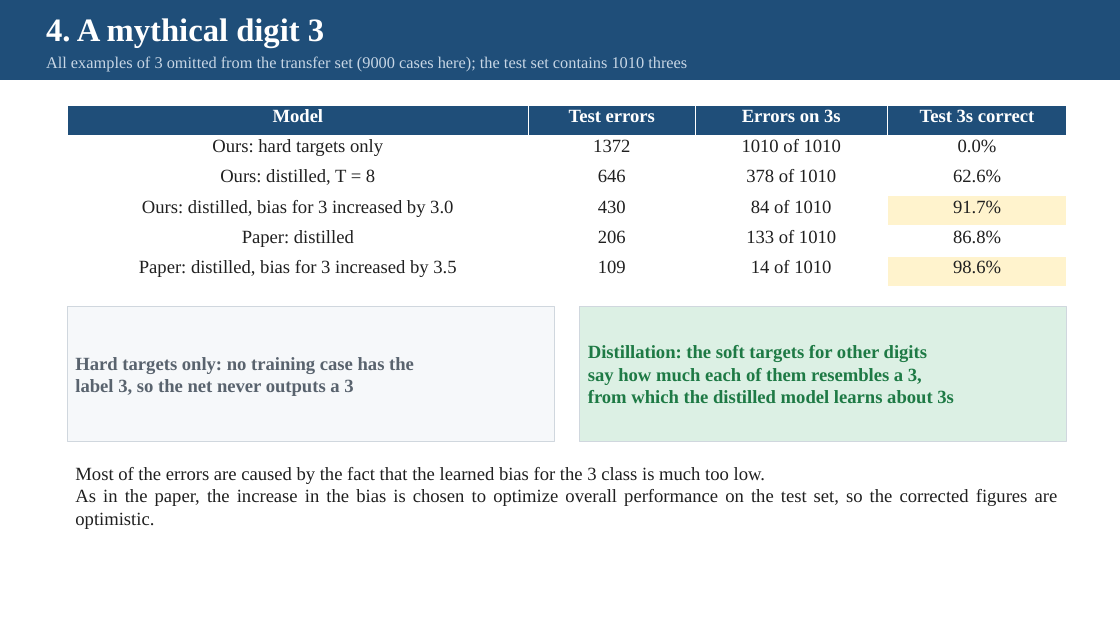
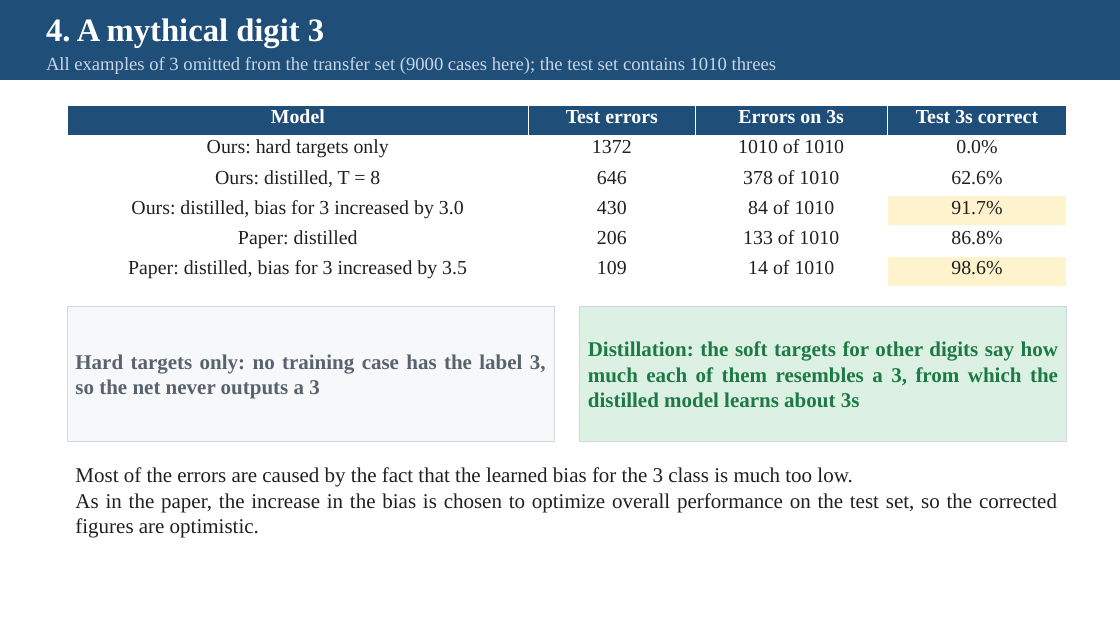
Before and after one commit to pychang-ai/115-1_DLMA, a slide deck: slide 21 of topics/knowledge-distillation/Knowledge_Distillation_slides_EN.pptx. Drawn at 1120x630 pixels with LibreOffice and Linux fonts; fonts in the diff are those of the drawing. Boxes give left, top, right and bottom in pixels: in the first picture for what was removed or moved away, otherwise in the second. Text is boxed around its words. In the diff, an @@ line names an element or a change of style, - is before the commit and + after.

```diff
--- a/topics/knowledge-distillation/Knowledge_Distillation_slides_EN.pptx
+++ b/topics/knowledge-distillation/Knowledge_Distillation_slides_EN.pptx
@@ text "All examples of 3 omitted ..." at [46,57,776,74]: size 14 to 16 pt @@
@@ table at [67,105,1067,287] @@
@@ size 16 to 17 pt @@
@@ text in rectangle at [75,354,546,399]: text changed; size 16 to 18 pt @@
-Hard targets only: no training case has the
-label 3, so the net never outputs a 3
+Hard targets only: no training case has the label 3, so the net never outputs a 3
@@ text in rectangle at [588,341,1058,407]: text changed; size 16 to 18 pt @@
-Distillation: the soft targets for other digits
-say how much each of them resembles a 3,
-from which the distilled model learns about 3s
+Distillation: the soft targets for other digits say how much each of them resembles a 3, from which the distilled model learns about 3s
@@ text "Most of the errors are ..." at [75,467,1057,538]: size 16 to 18 pt @@
```
Also in this commit, not shown: 22 other slides changed, 7 other files.
